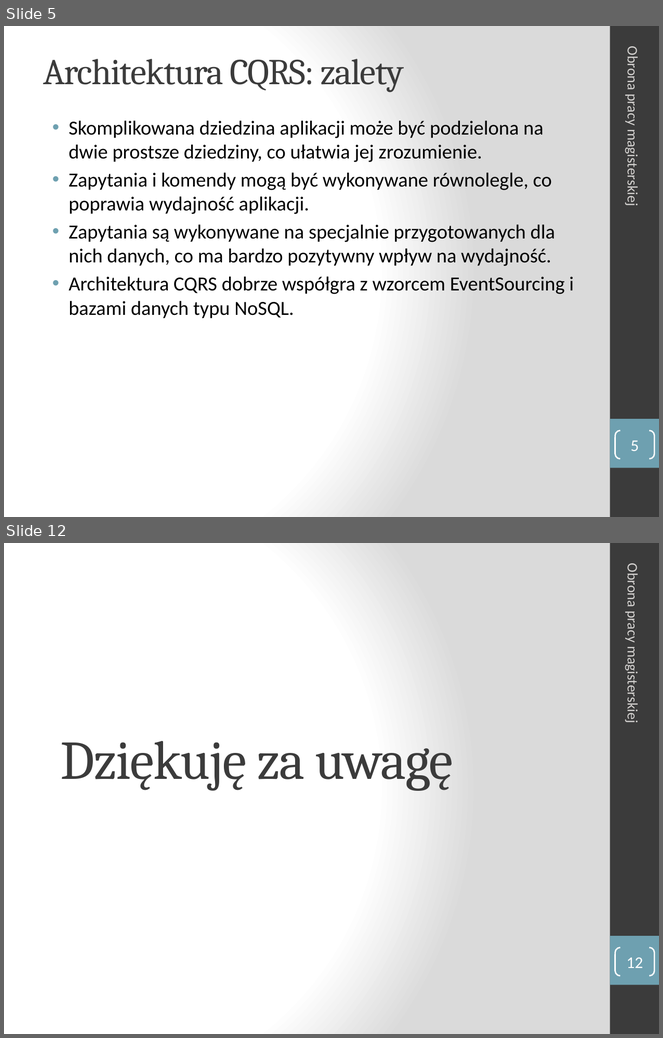
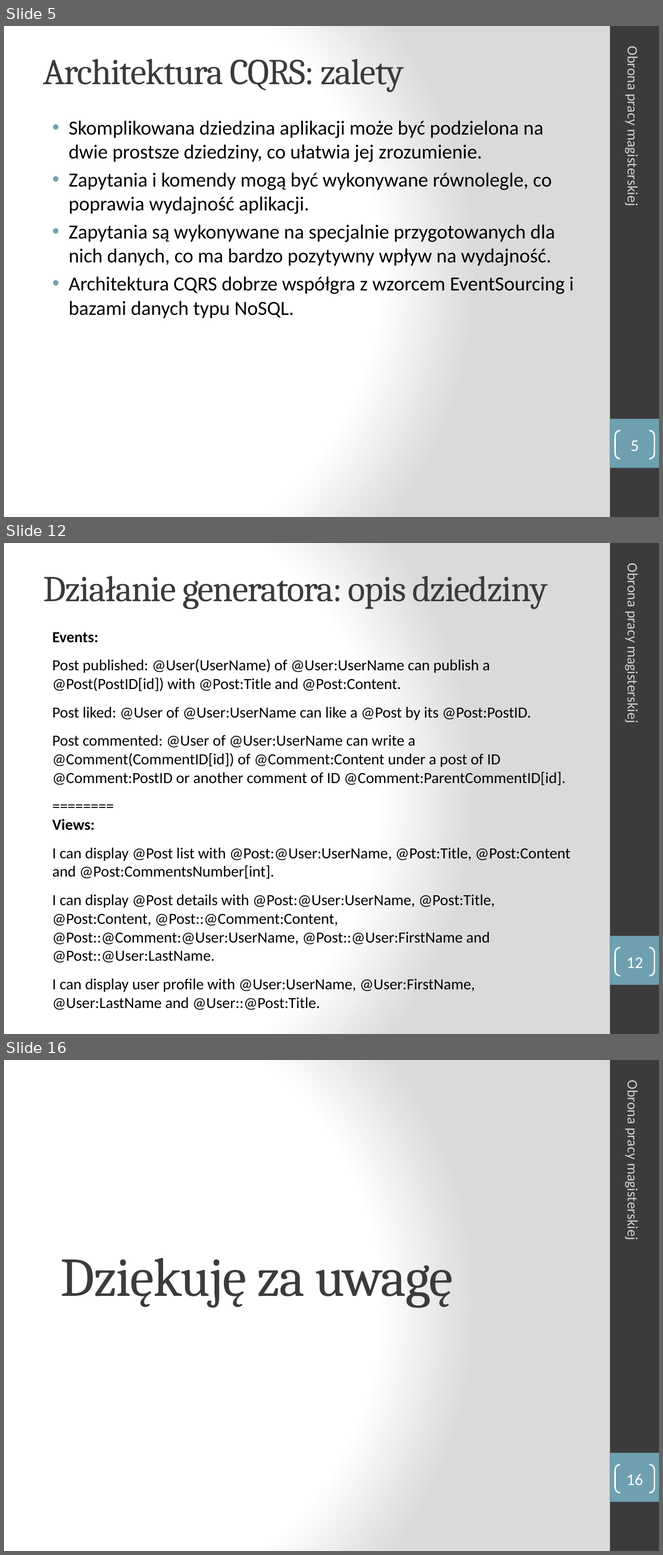
Before and after one commit to manisero/MasterThesis, a slide deck: thesis/presentation/presentation.pptx. Shown one above the other, each under a label of ours: slides 5 and 12 before the commit, slides 5, 12 and 16 after it; the slides between them are not shown. The pictures are 663x1038 and 663x1555 pixels, drawn with LibreOffice and Linux fonts; fonts in the diff are those of the drawing. Boxes give left, top, right and bottom in pixels: in the first picture for what was removed or moved away, otherwise in the second. Text is boxed around its words. In the diff, an @@ line names an element or a change of style, - is before the commit and + after.

```diff
--- a/thesis/presentation/presentation.pptx
+++ b/thesis/presentation/presentation.pptx
@@ slide 12 added at (4, 543, 659, 1034), background gradient #FFFFFF to #DADADA; not listed: 2 template elements that a slide beside it also shows @@
@@ text added at (624, 567, 642, 721), 16 pt, text #D4D2D0 @@
+Obrona pracy magisterskiej
@@ title added at (44, 576, 548, 609), 40 pt, text #3B3B3B @@
+Działanie generatora: opis dziedziny
@@ text added at (52, 632, 570, 1010), 17 pt, text #000000 @@
+Events:
+Post published: @User(UserName) of @User:UserName can publish a @Post(PostID[id]) with @Post:Title and @Post:Content.
+Post liked: @User of @User:UserName can like a @Post by its @Post:PostID.
+Post commented: @User of @User:UserName can write a @Comment(CommentID[id]) of @Comment:Content under a post of ID @Comment:PostID or another comment of ID @Comment:ParentCommentID[id].
+========
+Views:
+I can display @Post list with @Post:@User:UserName, @Post:Title, @Post:Content and @Post:CommentsNumber[int].
+I can display @Post details with @Post:@User:UserName, @Post:Title, @Post:Content, @Post::@Comment:Content, @Post::@Comment:@User:UserName, @Post::@User:FirstName and @Post::@User:LastName.
+I can display user profile with @User:UserName, @User:FirstName, @User:LastName and @User::@Post:Title.
@@ page number added at (616, 948, 655, 976), outline #FFFFFF 1.5 pt, 18 pt, text #FFFFFF @@
+12
@@ what was slide 12 is now slide 16 @@
@@ page number at (626, 1474, 643, 1485): text changed @@
-12
+16
```
Also in this commit, not shown: 7 slides changed, 4 other slides added, 1 slide removed, 6 other files.
